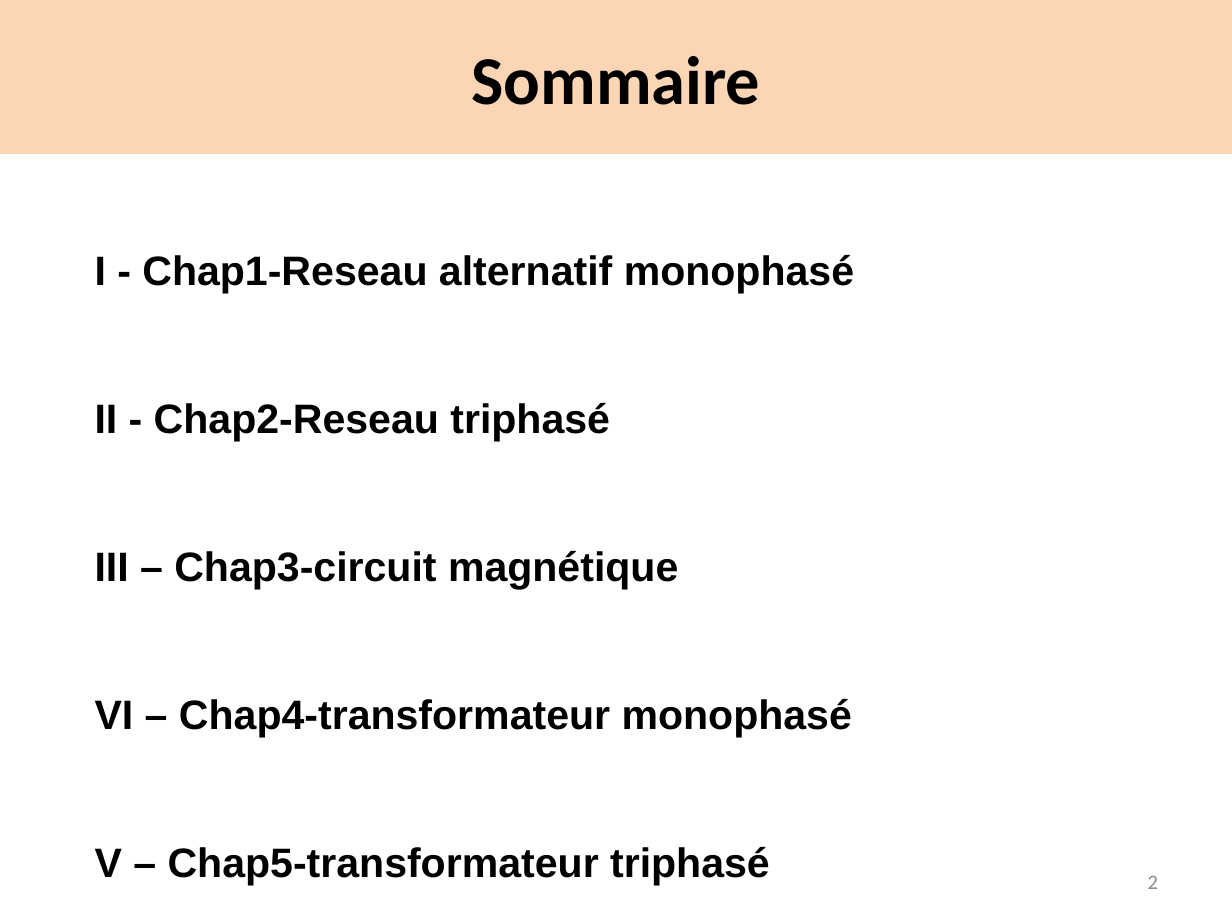
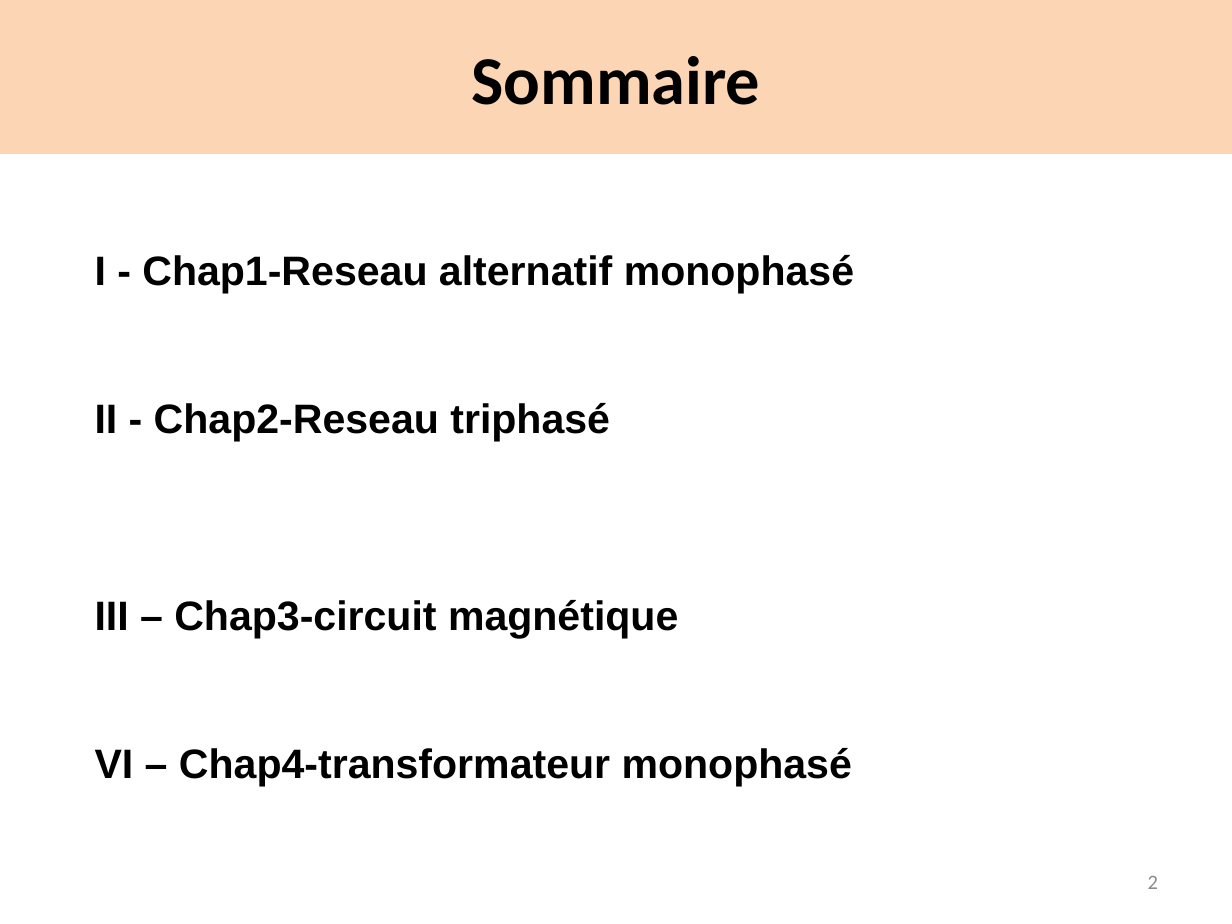
Before and after one commit to alinejmi/alinejmi.github.io, a slide deck: slide 2 of files/Chap1-Rseaualternatifmonophas.pptx. Drawn at 1232x924 pixels with LibreOffice and Linux fonts; fonts in the diff are those of the drawing. Boxes give left, top, right and bottom in pixels: in the first picture for what was removed or moved away, otherwise in the second. Text is boxed around its words. In the diff, an @@ line names an element or a change of style, - is before the commit and + after.

```diff
--- a/files/Chap1-Rseaualternatifmonophas.pptx
+++ b/files/Chap1-Rseaualternatifmonophas.pptx
@@ text at [95,847,770,885]: paragraph removed @@
-V – Chap5-transformateur triphasé
```
Also in this commit, not shown: 9 other slides changed, 1 other file.
